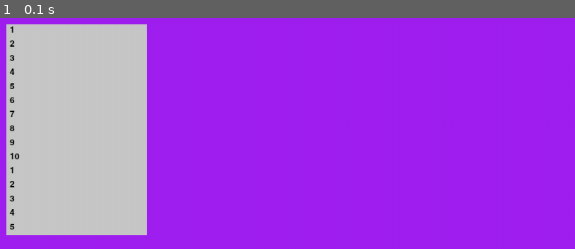
Above: before the commit, frame 1.
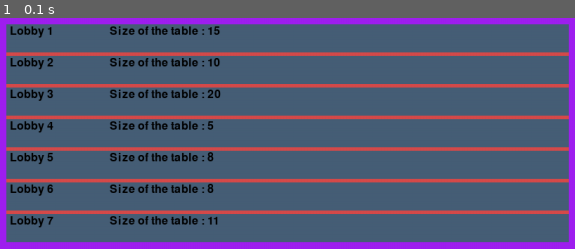
Above: after the commit, the same moment.

Repository: TooFuW/ProjetPoker
Game: pygame game, started from Test pygame.py
The game is run twice, just before and just after one commit, with the same random seed, the same clock (stepped at 60 frames per second) and the same inputs.
Inputs:
- Up to frame 1 (0.1 s): no input

The runs differ from the first frame. In frame 1, 92% of the frame differs, in the area x 1-99%, y 2-97%.

Commit message:
Commit 1.8 : Ajout d'une scrollbox pour afficher toutes les tables/serveurs disponibles (encore en développement et présente des bugs pour le scrollage)

Diff:
--- a/Test pygame.py
+++ b/Test pygame.py
@@ -11,29 +11,37 @@
 
     def draw(self, surface):
         # Dessin de la boîte
-        pygame.draw.rect(surface, (255, 255, 255), (self.x, self.y, self.width, self.height), 2)
+        pygame.draw.rect(surface, "#D74B4B", (self.x, self.y, self.width, self.height))
 
         # Calcul de la zone d'affichage des éléments
         display_area = pygame.Rect(self.x, self.y, self.width, self.height)
 
+        # Décalage vertical initial
+        item_offset_y = 0
+
         # Dessin des éléments visibles
+        indentation = "                    "
         for i, server in enumerate(self.servers[self.scroll_pos:]):
-            item_y = self.y + (i * 20)
-            item_rect = pygame.Rect(self.x, item_y, self.width, 20)
+            item_y = self.y + item_offset_y
+            item_rect = pygame.Rect(self.x, item_y, self.width, 40)
             if item_rect.colliderect(display_area):
-                pygame.draw.rect(surface, (200, 200, 200), item_rect)
-                font = pygame.font.Font(None, 18)
-                text = font.render(server, True, (0, 0, 0))
+                pygame.draw.rect(surface, "#475F77", item_rect)
+                font = pygame.font.Font(None, 24)
+                infos = server[0] + indentation + "Size of the table : " + str(server[1])
+                text = font.render(infos, True, (0, 0, 0))
                 text_rect = text.get_rect()
                 text_rect.topleft = (self.x + 5, item_y + 2)
                 surface.blit(text, text_rect)
+
+            # Ajouter un padding vertical entre chaque serveur
+            item_offset_y += 40 + 5  # Ajouter 5 pixels de padding vertical
 
     def scroll_up(self):
         if self.scroll_pos > 0:
             self.scroll_pos -= 1
 
     def scroll_down(self):
-        if self.scroll_pos < len(self.servers) - (self.height // 20):
+        if self.scroll_pos < len(self.servers) - (self.height // 40):
             self.scroll_pos += 1
 
 pygame.init()
@@ -42,8 +50,8 @@
 running = True
 
 
-server_list = ["1", "2", "3", "4", "5", "6", "7", "8", "9", "10", "1", "2", "3", "4", "5", "6", "7", "8", "9", "10"]
-scrollbox = ScrollBox(100, 100, 200, 300, server_list)
+server_list = [["Lobby 1", 15], ["Lobby 2", 10], ["Lobby 3", 20], ["Lobby 4", 5], ["Lobby 5", 8], ["Lobby 6", 8], ["Lobby 7", 11], ["Lobby 8", 18], ["Lobby 9", 12], ["Lobby 10", 3]]
+scrollbox = ScrollBox(100, 100, 800, 300, server_list)
 
 while running:
     for event in pygame.event.get():
@@ -63,5 +71,4 @@
     # flip() the display to put your work on screen
     pygame.display.flip()
 
-    pygame.display.flip()
     clock.tick(60)
--- a/main.py
+++ b/main.py
@@ -97,6 +97,71 @@
             self.pressed = False
 
 
+class ScrollBox:
+    """Classe ScrollBox pour créer des ScrollSox
+    """
+
+    def __init__(self, x : int, y : int, width : int, height : int, servers : list):
+        """Initialisation de la classe ScrollBox
+
+        Args:
+            x (int): Position x de la scrollbox
+            y (int): Position y de la scrollbox
+            width (int): Largeur de la scrollbox
+            height (int): Hauteur de la scrollbox
+            servers (list): Liste des serveurs/tables à afficher
+        """
+        self.x = x
+        self.y = y
+        self.width = width
+        self.height = height
+        self.servers = servers
+        self.scroll_pos = 0
+
+    def draw(self):
+        """Génération/affichage de la scrollbox
+        """
+        # Dessin de la boîte
+        pygame.draw.rect(screen, "#D74B4B", (self.x, self.y, self.width, self.height))
+
+        # Calcul de la zone d'affichage des éléments
+        display_area = pygame.Rect(self.x, self.y, self.width, self.height)
+
+        # Décalage vertical initial
+        item_offset_y = 0
+
+        # Dessin des éléments visibles
+        indentation = "                    "
+        for i, server in enumerate(self.servers[self.scroll_pos:]):
+            item_y = self.y + item_offset_y
+            # Dessin de la zone de la scrollbox
+            item_rect = pygame.Rect(self.x, item_y, self.width, 40)
+            # Affichage des serveurs disponibles
+            if item_rect.colliderect(display_area):
+                pygame.draw.rect(screen, "#475F77", item_rect)
+                font = pygame.font.Font(None, 24)
+                infos = server[0] + indentation + "Size of the table : " + str(server[1])
+                text = font.render(infos, True, (0, 0, 0))
+                text_rect = text.get_rect()
+                text_rect.topleft = (self.x + 5, item_y + 2)
+                screen.blit(text, text_rect)
+
+            # Ajouter un padding entre chaque serveur
+            item_offset_y += 40 + 5  # Ajouter 5 pixels de padding
+
+    def scroll_up(self):
+        """Pour scroller vers le haut
+        """
+        if self.scroll_pos > 0:
+            self.scroll_pos -= 1
+
+    def scroll_down(self):
+        """Pour scroller vers le bas
+        """
+        if self.scroll_pos < len(self.servers) - (self.height // 40):
+            self.scroll_pos += 1
+
+
 class HUD_State:
     """Classe HUD_State créée pour gérer l'interface active (https://www.youtube.com/watch?v=j9yMFG3D7fg)
     """
@@ -115,7 +180,7 @@
         for event in pygame.event.get():
             pass
 
-        # Dessine l'image de fond sur la surface de l'écran (IMPORANT CAR SE SUPERPOSE A L'INTERFACE PRECEDENT ET PERMET DE "L'EFFACER")
+        # Dessine l'image de fond sur la screen de l'écran (IMPORANT CAR SE SUPERPOSE A L'INTERFACE PRECEDENT ET PERMET DE "L'EFFACER")
         screen.blit(fond, (0, 0))
         # Dessine le logo du jeu
         logojeu = pygame.image.load("PokerBackground.jpg")
@@ -145,9 +210,13 @@
 
         # Rassemblement de tout les événements
         for event in pygame.event.get():
-            pass
-
-        # Dessine l'image de fond sur la surface de l'écran
+            if event.type == pygame.MOUSEBUTTONDOWN:
+                if event.button == 4:  # Molette de la souris vers le haut
+                    scrollbox.scroll_up()
+                elif event.button == 5:  # Molette de la souris vers le bas
+                    scrollbox.scroll_down()
+
+        # Dessine l'image de fond sur la screen de l'écran
         screen.blit(fond, (0, 0))
         # Affichage du titre de la page en haut à gauche
         gui_font = pygame.font.SysFont("Roboto", 50, False, True)
@@ -155,16 +224,13 @@
         text_rect = text_surf.get_rect(center = pygame.Rect((30, 0), (150, 75)).center)
         screen.blit(text_surf, text_rect)
 
-        # Affichage d'onglets en fonction du nombre de lobbys disponibles
-        if self.lobbyycreated == False:
-            for i in range(len(lobbys)//10):
-                lobbypagebutton.draw()
-                print("coucou")
-
         # Affichage des bouttons
         # Cliquer sur le bouton BACK ferme la fenêtre purement et simplement
         backbutton.draw()
 
+        # Dessin de la scrollbox
+        scrollbox.draw()
+
         # Met à jour l'affichage de l'interface
         pygame.display.update()
 
@@ -175,7 +241,7 @@
         for event in pygame.event.get():
             pass
 
-        # Dessine l'image de fond sur la surface de l'écran (IMPORANT CAR SE SUPERPOSE A L'INTERFACE PRECEDENT ET PERMET DE "L'EFFACER")
+        # Dessine l'image de fond sur la screen de l'écran (IMPORANT CAR SE SUPERPOSE A L'INTERFACE PRECEDENT ET PERMET DE "L'EFFACER")
         screen.blit(fond, (0, 0))
 
         # Affichage du titre de la page en haut à gauche
@@ -198,7 +264,7 @@
         for event in pygame.event.get():
             pass
 
-        # Dessine l'image de fond sur la surface de l'écran (IMPORANT CAR SE SUPERPOSE A L'INTERFACE PRECEDENT ET PERMET DE "L'EFFACER")
+        # Dessine l'image de fond sur la screen de l'écran (IMPORANT CAR SE SUPERPOSE A L'INTERFACE PRECEDENT ET PERMET DE "L'EFFACER")
         screen.blit(fond, (0, 0))
 
         # Affichage du titre de la page en haut à gauche
@@ -243,7 +309,7 @@
 clock = pygame.time.Clock()
 
 # Récupération de la liste des lobbys disponibles et de leurs informations
-lobbys = [1, 2, 3, 4, 5, 6, 7, 8, 9, 10, 11, 12, 13, 14, 15, 16, 17, 18, 19, 20, 21, 22, 23]
+server_list = [["Table 1", 15], ["Table 2", 10], ["Table 3", 20], ["Table 4", 5], ["Table 5", 8], ["Table 6", 8], ["Table 7", 11], ["Table 8", 18], ["Table 9", 12], ["Table 10", 3], ["Table 1", 15], ["Table 2", 10], ["Table 3", 20], ["Table 4", 5], ["Table 5", 8], ["Table 6", 8], ["Table 7", 11], ["Table 8", 18], ["Table 9", 12], ["Table 10", 3]]
 
 # Chargement de l'image de fond
 pokertablebackground = pygame.image.load("PokerBackground.jpg")
@@ -259,11 +325,9 @@
 # Création de l'objet quitbutton
 exitbutton = Button("EXIT", "Roboto", 100, 425, 100, ((screen_width // 2)-(425//2), (screen_height // 2) + 230), 6)
 # Création de l'objet backbutton
-backbutton = Button("BACK", "Roboto", 100, 425, 100, ((screen_width // 2)-(425//2), (screen_height // 2) + 230), 6)
-# Création de l'objet lobbypagebutton
-for i in range(len(lobbys)//10):
-    lobbypagebutton = Button("Page " + str(i + 1), "Roboto", 50, 200, 50, ((screen_width // 2)-((425 * i)//2), (screen_height // 2) - 30), 6)
-    print(lobbypagebutton.text)
+backbutton = Button("BACK", "Roboto", 100, 425, 100, ((screen_width // 2)-(425//2), (screen_height // 2) + 400), 6)
+# Création de l'objet scrollbox
+scrollbox = ScrollBox(((screen_width/2)/2)/2, 100, screen_width/2 + ((screen_width/2)/2), screen_height/2 + ((screen_height/2)/2), server_list)
 
 # Gameloop
 while True:
